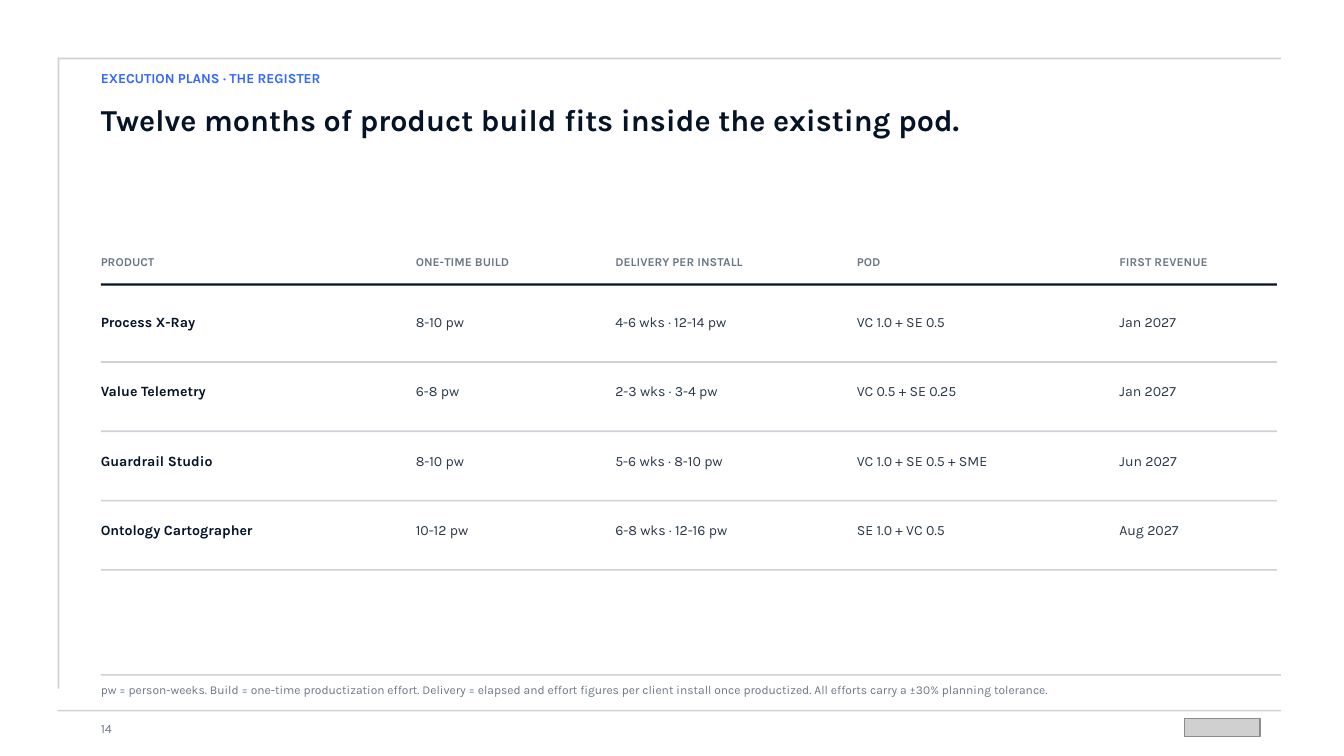
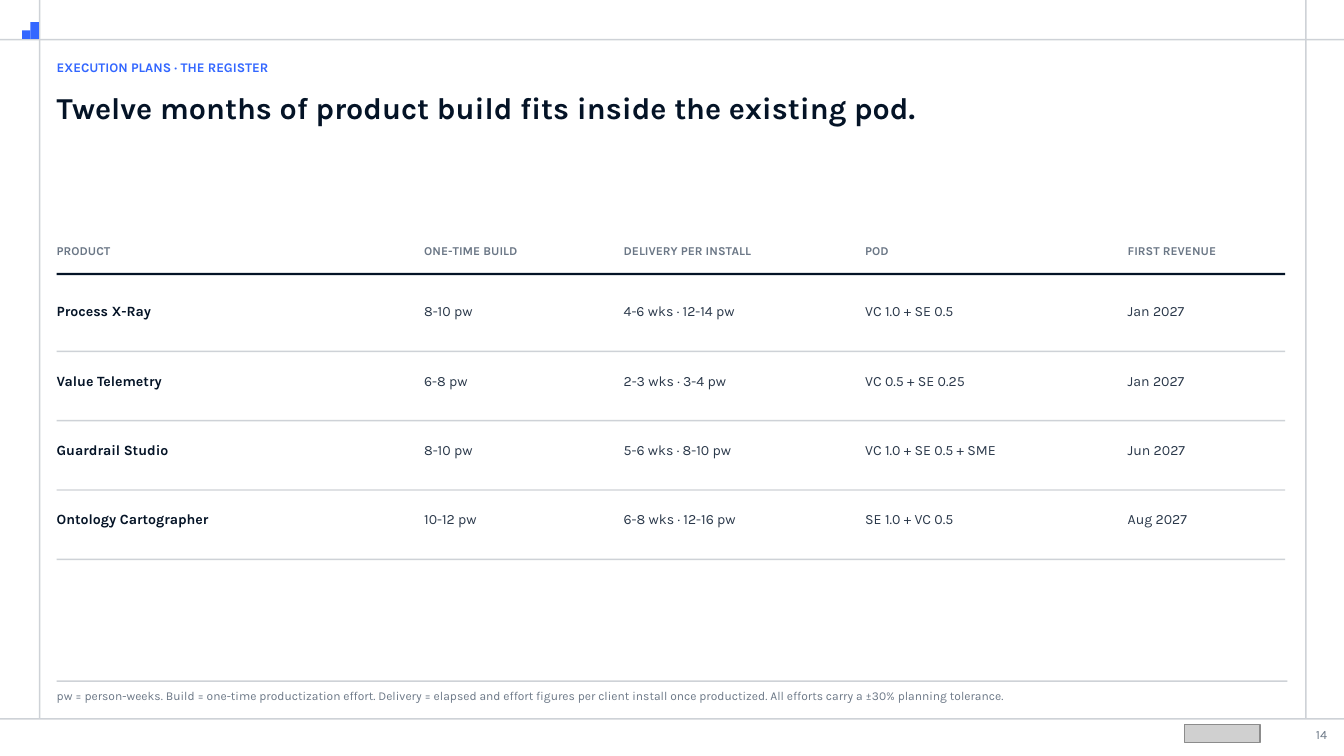
Before and after one commit to shyammohan160489-sys/value-consulting-agents, a slide deck: slide 14 of presentations/product-factory/Product_Factory_Execution_Plan_Exhibit.pptx. Drawn at 1344x756 pixels with LibreOffice and Linux fonts; fonts in the diff are those of the drawing; grey boxes stand for pictures. Boxes give left, top, right and bottom in pixels: in the first picture for what was removed or moved away, otherwise in the second. Text is boxed around its words. In the diff, an @@ line names an element or a change of style, - is before the commit and + after.

```diff
--- a/presentations/product-factory/Product_Factory_Execution_Plan_Exhibit.pptx
+++ b/presentations/product-factory/Product_Factory_Execution_Plan_Exhibit.pptx
@@ rectangle added at [30,22,38,39], fill #3367FF @@
@@ rectangle: place and size @@
-rectangle at [57,57,59,689]
+rectangle at [39,0,40,718]
@@ rectangle added at [1306,0,1307,718], fill #CED2D7 @@
@@ rectangle: place and size @@
-rectangle at [57,57,1281,59]
+rectangle at [0,39,1344,40]
@@ rectangle added at [22,30,30,38], fill #3367FF @@
@@ text "EXECUTION PLANS · THE REGISTER": place and size @@
-text "EXECUTION PLANS · THE REGISTER" at [101,74,321,83]
+text "EXECUTION PLANS · THE REGISTER" at [57,63,268,72]
@@ text "EXECUTION PLANS · THE REGISTER" at [57,63,268,72]: size 9.8 to 9.4 pt @@
@@ text "Twelve months of product build ...": place and size @@
-text "Twelve months of product build ..." at [101,109,959,139]
+text "Twelve months of product build ..." at [57,97,915,127]
@@ text "PRODUCT": place and size @@
-text "PRODUCT" at [101,258,155,266]
+text "PRODUCT" at [57,247,111,255]
@@ rectangle: place and size @@
-rectangle at [101,283,1277,285]
+rectangle at [56,273,1286,275]
@@ text "Process X-Ray": place and size @@
-text "Process X-Ray" at [101,317,195,331]
+text "Process X-Ray" at [57,306,151,320]
@@ rectangle: place and size @@
-rectangle at [101,361,1277,363]
+rectangle at [56,351,1286,352]
@@ text "Value Telemetry": place and size @@
-text "Value Telemetry" at [101,386,206,400]
+text "Value Telemetry" at [57,376,162,390]
@@ text "Guardrail Studio": place and size @@
-text "Guardrail Studio" at [101,456,213,467]
+text "Guardrail Studio" at [57,445,169,456]
@@ rectangle: place and size @@
-rectangle at [101,431,1277,433]
+rectangle at [56,420,1286,421]
@@ text "Ontology Cartographer": place and size @@
-text "Ontology Cartographer" at [101,525,253,539]
+text "Ontology Cartographer" at [57,514,209,528]
@@ rectangle: place and size @@
-rectangle at [101,500,1277,502]
+rectangle at [56,489,1286,490]
@@ 20 texts: place and size @@
-20 texts at [416,258,1207,539]
+20 texts at [424,247,1216,528]
@@ rectangle: place and size @@
-rectangle at [101,570,1277,572]
+rectangle at [56,559,1286,560]
@@ text "pw = person-weeks. Build = ...": place and size @@
-text "pw = person-weeks. Build = ..." at [101,686,1047,697]
+text "pw = person-weeks. Build = ..." at [57,692,1003,703]
@@ rectangle: place and size @@
-rectangle at [101,675,1281,677]
+rectangle at [56,681,1288,682]
@@ rectangle: place and size @@
-rectangle at [57,710,1281,712]
+rectangle at [0,718,1344,719]
@@ picture: place and size @@
-picture at [1185,718,1260,736]
+picture at [1185,725,1260,743]
@@ page number: place and size @@
-page number at [101,725,112,733]
+page number at [1316,731,1327,739]
@@ page number at [1316,731,1327,739]: alignment left to right; line spacing 1.15 to 1 @@
```
Also in this commit, not shown: 19 other slides changed, 2 other files.
